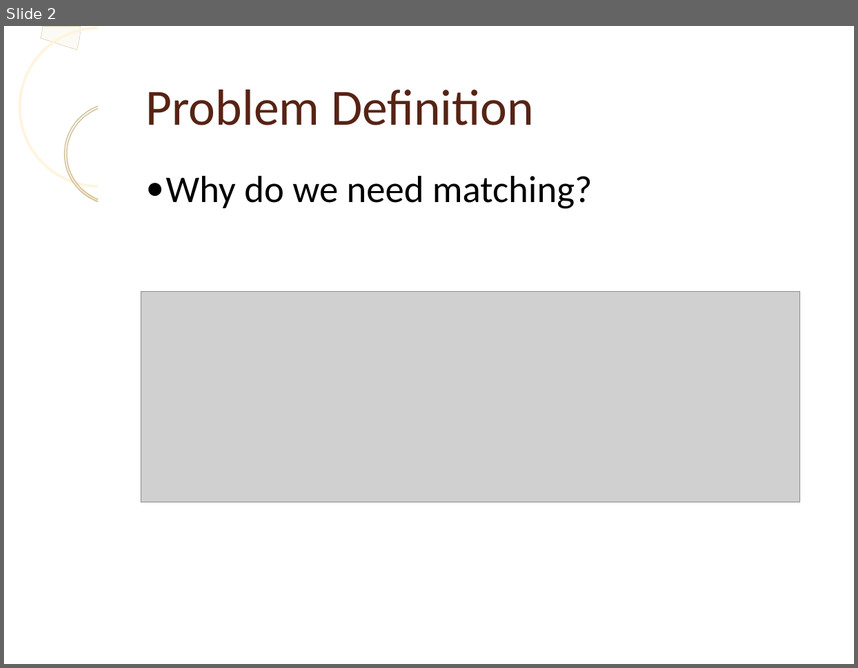
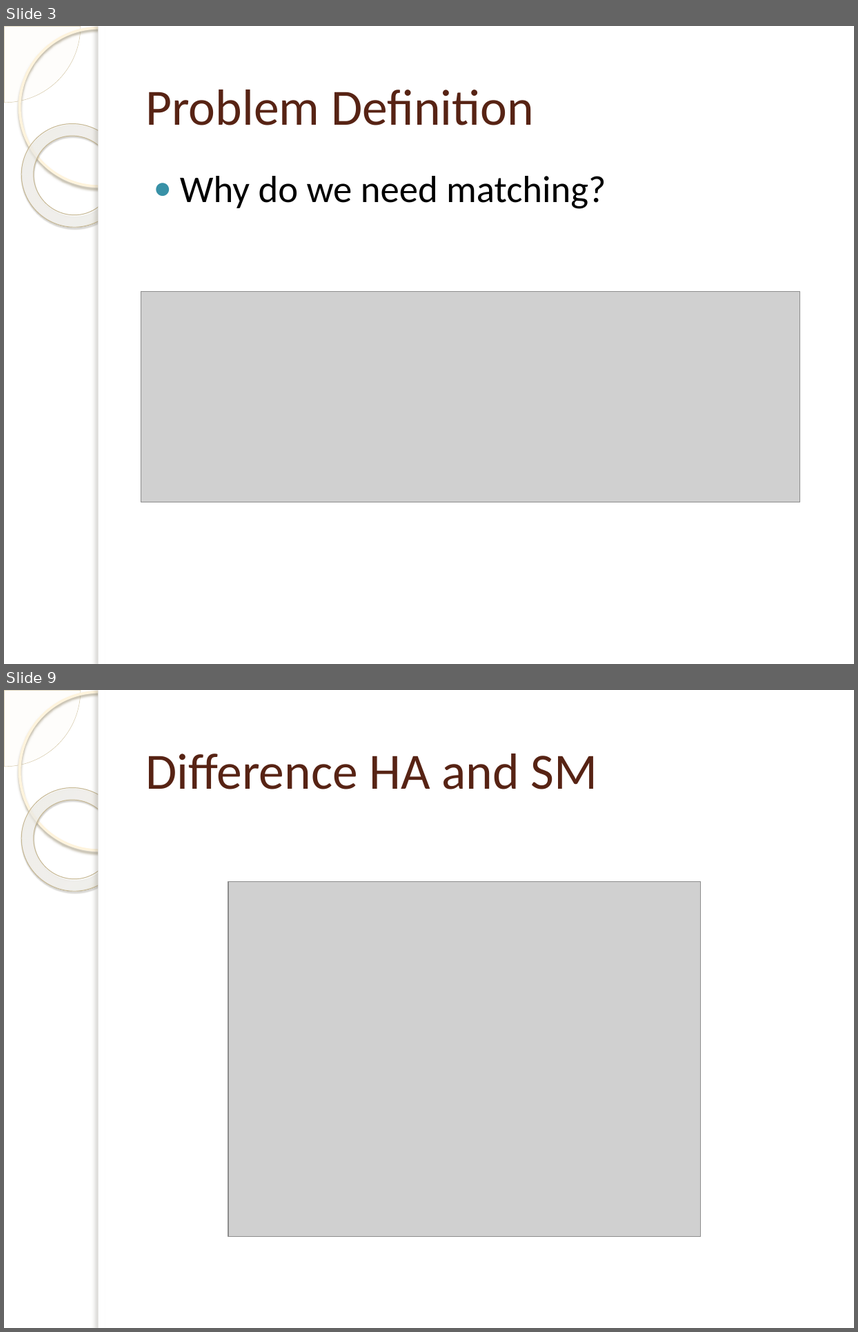
Before and after one commit to laurita/SimilaritySearch-project, a slide deck: presentation/presentation.pptx. Shown one above the other, each under a label of ours: slide 2 before the commit, slides 3 and 9 after it; the slides between them are not shown. The pictures are 858x668 and 858x1332 pixels, drawn with LibreOffice and Linux fonts; fonts in the diff are those of the drawing; grey boxes stand for pictures; background and template pictures are left out. Boxes give left, top, right and bottom in pixels: in the first picture for what was removed or moved away, otherwise in the second. Text is boxed around its words. In the diff, an @@ line names an element or a change of style, - is before the commit and + after.

```diff
--- a/presentation/presentation.pptx
+++ b/presentation/presentation.pptx
@@ slide 9 added at <box>4,690,854,1328</box>, background picture (left out); not listed: 5 template elements that a slide beside it also shows @@
@@ title added at <box>146,753,597,789</box>, 43 pt, text #572314 @@
+Difference HA and SM
@@ picture added at <box>228,881,701,1236</box> @@
@@ what was slide 2 is now slide 3 @@
@@ slide 3 changed as well @@
@@ arch (boxed as its full ring) removed at <box>4,26,81,103</box> @@
@@ pie slice (boxed as its full ellipse) added at <box>4,26,81,103</box>, fill #FEFAF4 at 33% opacity, outline #D3C39F 0.25 pt @@
@@ ellipse at <box>19,27,177,186</box>: outline #FFF4DD 2.15 pt to #FFF5DE 2.15 pt; shadow on @@
@@ rectangle at <box>99,26,105,664</box>: shadow on @@
@@ donut at <box>4,103,146,248</box>: fill gradient #FEFAF6 to #EED18E to gradient #FFFCF6 to #FFFEFB to #F0D28E; outline #C6B792 0.57 pt to #C7B893 0.58 pt; shadow on; proportions changed; rotation 0 to 38 degrees @@
@@ text "Why do we need matching?" at <box>180,176,606,209</box>: indent changed; more space between paragraphs @@
```
Also in this commit, not shown: 8 other slides changed, 3 other slides added, 3 slides removed, 10 other files.
